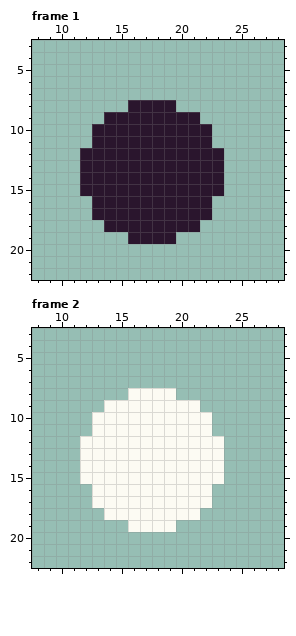
File history of a pixel-art file, assets/sprites/blue_explosion.aseprite. Above: the version before the commit.
35x23 pixels, 9 frames. Shown: frame 1: x 8..28, y 3..22; frame 2: x 8..28, y 3..22.
The same view after the edit:
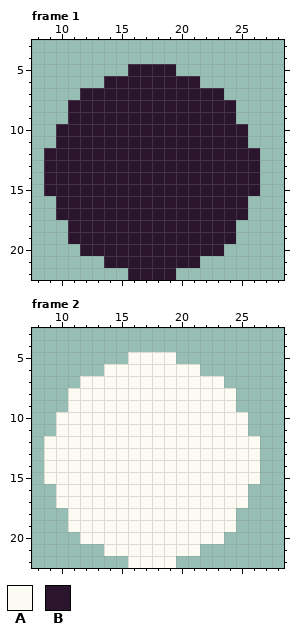
Palette (. is transparent): A #fcfbf3  B #2a152d
Diff:
--- frame 1
@@ x 8..28 @@
  4 .....................
- 5 .....................
- 6 .....................
- 7 .....................
- 8 ........BBBB.........
- 9 ......BBBBBBBB.......
-10 .....BBBBBBBBBB......
-11 .....BBBBBBBBBB......
-12 ....BBBBBBBBBBBB.....
-13 ....BBBBBBBBBBBB.....
-14 ....BBBBBBBBBBBB.....
-15 ....BBBBBBBBBBBB.....
-16 .....BBBBBBBBBB......
-17 .....BBBBBBBBBB......
-18 ......BBBBBBBB.......
-19 ........BBBB.........
-20 .....................
-21 .....................
-22 .....................
+ 5 ........BBBB.........
+ 6 ......BBBBBBBB.......
+ 7 ....BBBBBBBBBBBB.....
+ 8 ...BBBBBBBBBBBBBB....
+ 9 ...BBBBBBBBBBBBBB....
+10 ..BBBBBBBBBBBBBBBB...
+11 ..BBBBBBBBBBBBBBBB...
+12 .BBBBBBBBBBBBBBBBBB..
+13 .BBBBBBBBBBBBBBBBBB..
+14 .BBBBBBBBBBBBBBBBBB..
+15 .BBBBBBBBBBBBBBBBBB..
+16 ..BBBBBBBBBBBBBBBB...
+17 ..BBBBBBBBBBBBBBBB...
+18 ...BBBBBBBBBBBBBB....
+19 ...BBBBBBBBBBBBBB....
+20 ....BBBBBBBBBBBB.....
+21 ......BBBBBBBB.......
+22 ........BBBB.........
--- frame 2
@@ x 8..28 @@
  4 .....................
- 5 .....................
- 6 .....................
- 7 .....................
- 8 ........AAAA.........
- 9 ......AAAAAAAA.......
-10 .....AAAAAAAAAA......
-11 .....AAAAAAAAAA......
-12 ....AAAAAAAAAAAA.....
-13 ....AAAAAAAAAAAA.....
-14 ....AAAAAAAAAAAA.....
-15 ....AAAAAAAAAAAA.....
-16 .....AAAAAAAAAA......
-17 .....AAAAAAAAAA......
-18 ......AAAAAAAA.......
-19 ........AAAA.........
-20 .....................
-21 .....................
-22 .....................
+ 5 ........AAAA.........
+ 6 ......AAAAAAAA.......
+ 7 ....AAAAAAAAAAAA.....
+ 8 ...AAAAAAAAAAAAAA....
+ 9 ...AAAAAAAAAAAAAA....
+10 ..AAAAAAAAAAAAAAAA...
+11 ..AAAAAAAAAAAAAAAA...
+12 .AAAAAAAAAAAAAAAAAA..
+13 .AAAAAAAAAAAAAAAAAA..
+14 .AAAAAAAAAAAAAAAAAA..
+15 .AAAAAAAAAAAAAAAAAA..
+16 ..AAAAAAAAAAAAAAAA...
+17 ..AAAAAAAAAAAAAAAA...
+18 ...AAAAAAAAAAAAAA....
+19 ...AAAAAAAAAAAAAA....
+20 ....AAAAAAAAAAAA.....
+21 ......AAAAAAAA.......
+22 ........AAAA.........
